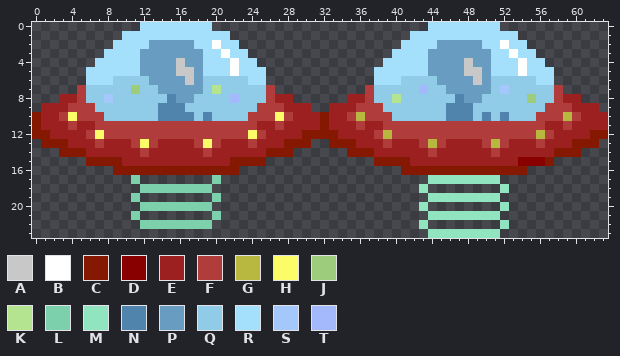
Two versions of one pixel-art sprite, src/graphics/ShipUFO.png. Above, as it was before the edit.
The file is 64x24 pixels.
Palette (. is transparent): A #c8c8c8  B #ffffff  C #841800  D #880000  E #9c2020  F #b03c3c  G #b8b840  H #fcfc68  J #9ccc7c  K #b4e490  L #7cd0ac  M #90e4c0  N #5084ac  P #689cc0  Q #90cce8  R #a4e0fc  S #a4c8fc  T #a4b8fc
New version:
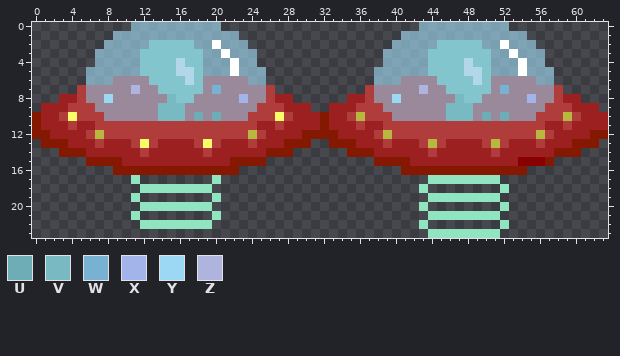
Colours new in this view: U #6eacb6  V #79b9c1  W #79b1d2  X #a2b4e9  Y #9cd8f4  Z #afb4de
Message: Exported Separated Ships For animation on construct
Changes in this commit:
{"colour":"A","old":"#c8c8c8","new":"#b2d7e8"}
{"colour":"P","old":"#689cc0","new":"#83c5cc"}
{"colour":"Q","old":"#90cce8","new":"#99899a"}
{"colour":"R","old":"#a4e0fc","new":"#a2def89c"}
{"y":0,"x":11,"old":".","new":"R"}
{"y":0,"x":20,"old":".","new":"R"}
{"y":0,"x":43,"old":".","new":"R"}
{"y":0,"x":52,"old":".","new":"R"}
{"y":1,"x":9,"old":".","new":"R"}
{"y":1,"x":22,"old":".","new":"R"}
{"y":1,"x":41,"old":".","new":"R"}
{"y":1,"x":54,"old":".","new":"R"}
{"y":2,"x":8,"old":".","new":"R"}
{"y":2,"x":23,"old":".","new":"R"}
{"y":2,"x":40,"old":".","new":"R"}
{"y":2,"x":55,"old":".","new":"R"}
{"y":3,"x":7,"old":".","new":"R"}
{"y":3,"x":24,"old":".","new":"R"}
{"y":3,"x":39,"old":".","new":"R"}
{"y":3,"x":56,"old":".","new":"R"}
{"y":7,"x":11,"old":"J","new":"Z"}
{"y":7,"x":20,"old":"K","new":"W"}
{"y":7,"x":43,"old":"T","new":"Z"}
{"y":7,"x":52,"old":"S","new":"W"}
{"y":8,"x":8,"old":"S","new":"Y"}
{"y":8,"x":15,"old":"N","new":"V"}
{"y":8,"x":22,"old":"TQ","new":"QX"}
{"y":8,"x":40,"old":"K","new":"Y"}
{"y":8,"x":47,"old":"N","new":"V"}
{"y":8,"x":55,"old":"J","new":"X"}
{"y":9,"x":14,"old":"NNN","new":"VVV"}
{"y":9,"x":46,"old":"NNN","new":"VVV"}
{"y":10,"x":14,"old":"NNNNQNQ","new":"VVVQUQU"}
{"y":10,"x":46,"old":"NNN","new":"VVV"}
{"y":10,"x":50,"old":"N","new":"U"}
{"y":10,"x":52,"old":"N","new":"U"}
{"y":12,"x":7,"old":"H","new":"G"}
{"y":12,"x":24,"old":"H","new":"G"}
{"y":17,"x":11,"old":"L","new":"M"}
{"y":17,"x":20,"old":"L","new":"M"}
{"y":18,"x":12,"old":"LLLLLLLL","new":"MMMMMMMM"}
{"y":19,"x":11,"old":"L","new":"M"}
{"y":19,"x":20,"old":"L","new":"M"}
{"y":20,"x":12,"old":"LLLLLLLL","new":"MMMMMMMM"}
{"y":21,"x":11,"old":"L","new":"M"}
{"y":21,"x":20,"old":"L","new":"M"}
{"y":22,"x":12,"old":"LLLLLLLL","new":"MMMMMMMM"}
{"label":"changed","picture_box":[86,22,266,229]}
{"label":"changed","picture_box":[374,22,554,121]}
